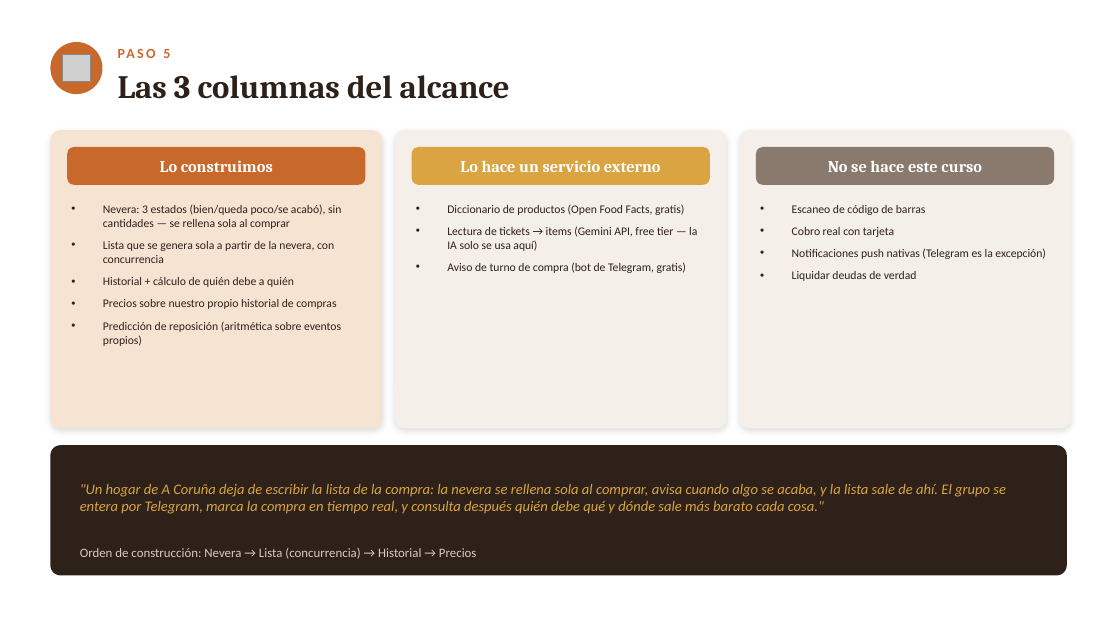
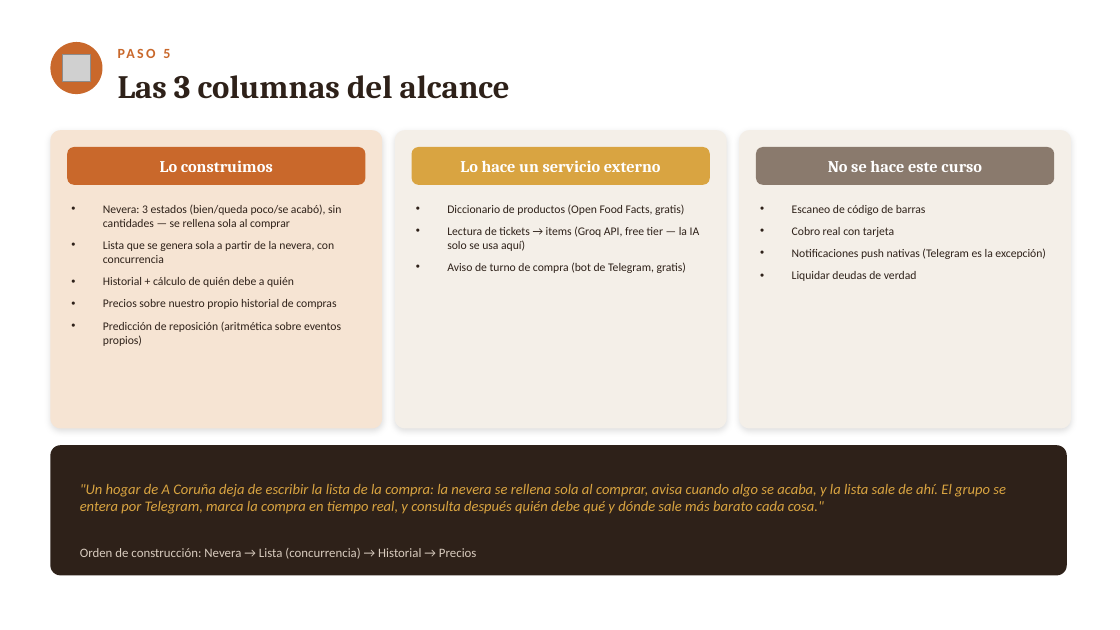
Before and after one commit to lagoanadia/Larder, a slide deck: slide 10 of docs/larder-presentacion.pptx. Drawn at 1120x630 pixels with LibreOffice and Linux fonts; fonts in the diff are those of the drawing; grey boxes stand for pictures. Boxes give left, top, right and bottom in pixels: in the first picture for what was removed or moved away, otherwise in the second. Text is boxed around its words. In the diff, an @@ line names an element or a change of style, - is before the commit and + after.

```diff
--- a/docs/larder-presentacion.pptx
+++ b/docs/larder-presentacion.pptx
@@ text at <box>447,226,700,251</box>: text changed @@
-• Lectura de tickets → items (Gemini API, free tier — la IA solo se usa aquí)
+• Lectura de tickets → items (Groq API, free tier — la IA solo se usa aquí)
```
Also in this commit, not shown: 4 other slides changed, 1 other file.
